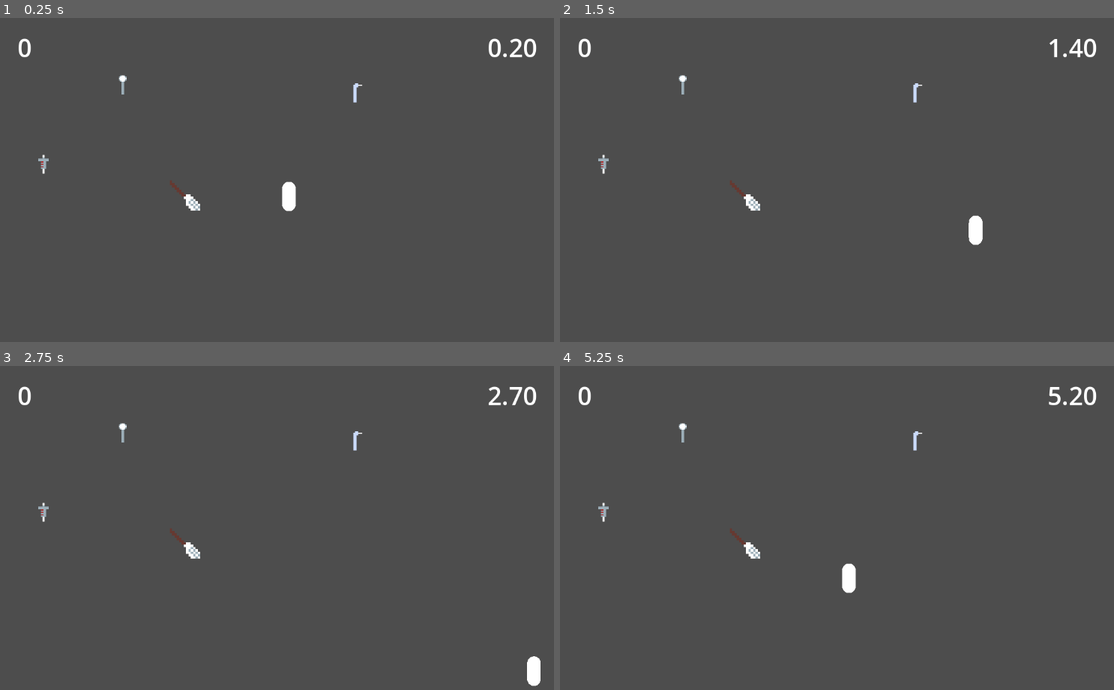
Above: before the commit, frames 1-4 (two rows, left to right).
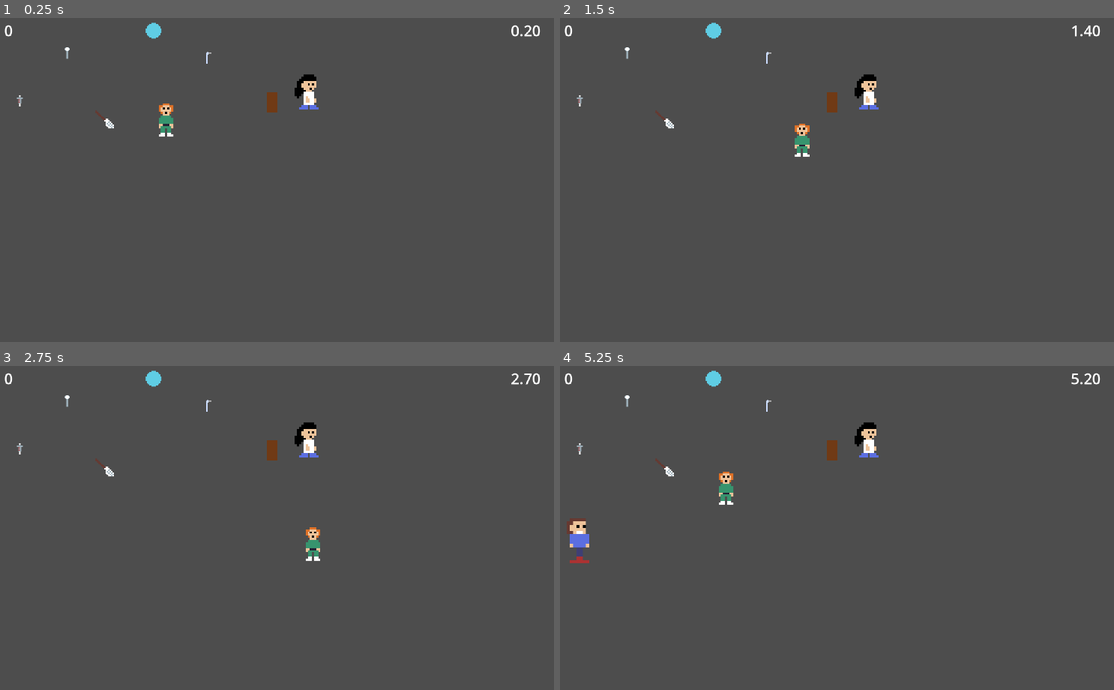
Above: after the commit, the same moments.

Repository: FlippinBerger/temp_crown
Game: Godot game, scene res://scenes/main.tscn
Same seed, same stepped clock (60 frames per second), same inputs: the game is played once before the commit and once after it.
Inputs:
- Up to frame 1 (0.25 s): no input
- Up to frame 2 (1.5 s): hold D (move_right) 0.53-1.28 s; tap E (use) at 0.6 s; hold S (move_down) from 1.28 s (still down); tap Space (movement_ability) at 1.35 s
- Up to frame 3 (2.75 s): tap E (use) at 1.55, 2.1 s; release S (move_down) at 2.03 s; hold D (move_right) from 2.03 s (still down)
- Up to frame 4 (5.25 s): release D (move_right) at 2.78 s; hold W (move_up) 2.78-3.53 s; tap E (use) at 2.85, 3.8, 4.35, 5.1 s; hold A (move_left) 3.53-5.03 s; tap Space (movement_ability) at 3.6 s; hold S (move_down) from 5.03 s (still down)

The runs differ from the first frame. In frame 1, 1.8% of the frame differs, in the area x 0-98%, y 1-60%; in frame 2, 1.7%; in frame 3, 1.7%; in frame 4, 2.2%, in the area x 0-98%, y 1-71%.

Commit message:
Add simple spawning and some first pass sprites to play with

Diff:
--- a/project.godot
+++ b/project.godot
@@ -23,6 +23,11 @@
 
 gdscript/warnings/unused_parameter=0
 gdscript/warnings/unused_signal=0
+
+[display]
+
+window/size/viewport_width=1920
+window/size/viewport_height=1080
 
 [input]
 
--- a/scenes/main.tscn
+++ b/scenes/main.tscn
@@ -7,16 +7,20 @@
 [ext_resource type="Texture2D" uid="uid://diw08a4tf674c" path="res://assets/mop.png" id="4_8t3i4"]
 [ext_resource type="Script" path="res://scripts/tools/tool.gd" id="4_47ep6"]
 [ext_resource type="Texture2D" uid="uid://v08ekpjjo7qm" path="res://assets/drill.png" id="6_ciiqc"]
+[ext_resource type="Texture2D" uid="uid://d040y877hci0w" path="res://assets/assistant.png" id="6_qbyqg"]
 [ext_resource type="Texture2D" uid="uid://c5bcluuc1bmkp" path="res://assets/syringe.png" id="8_v7ug7"]
+[ext_resource type="Script" path="res://scripts/work/mess.gd" id="9_7nsyr"]
+[ext_resource type="Texture2D" uid="uid://bn3x16nqivdr1" path="res://assets/mess.png" id="10_ro7u2"]
+[ext_resource type="Script" path="res://scripts/people/dentist.gd" id="11_vih67"]
+[ext_resource type="Script" path="res://scripts/spawners/patient.gd" id="12_doe1o"]
+[ext_resource type="Texture2D" uid="uid://dfambyth75axi" path="res://assets/dentist.png" id="12_mk5d4"]
 
 [sub_resource type="CapsuleShape2D" id="CapsuleShape2D_824ii"]
 height = 44.0
 
-[sub_resource type="CapsuleMesh" id="CapsuleMesh_4np1e"]
-
 [sub_resource type="CapsuleShape2D" id="CapsuleShape2D_3x54u"]
-radius = 14.0
-height = 58.0
+radius = 33.0
+height = 112.0
 
 [sub_resource type="CapsuleShape2D" id="CapsuleShape2D_edasv"]
 radius = 12.2334
@@ -27,6 +31,18 @@
 
 [sub_resource type="RectangleShape2D" id="RectangleShape2D_1ylbl"]
 size = Vector2(20, 38)
+
+[sub_resource type="CircleShape2D" id="CircleShape2D_sfn61"]
+radius = 27.074
+
+[sub_resource type="CapsuleShape2D" id="CapsuleShape2D_ouilm"]
+radius = 36.0
+height = 114.0
+
+[sub_resource type="QuadMesh" id="QuadMesh_bit2l"]
+
+[sub_resource type="RectangleShape2D" id="RectangleShape2D_x3sw0"]
+size = Vector2(20, 41.5)
 
 [node name="Main" type="Node"]
 
@@ -64,16 +80,18 @@
 script = ExtResource("3_45qv4")
 
 [node name="Player" type="CharacterBody2D" parent="."]
+z_index = 1
 position = Vector2(586, 368)
 script = ExtResource("3_ikmj1")
-metadata/_edit_group_ = true
-
-[node name="MeshInstance2D" type="MeshInstance2D" parent="Player"]
-scale = Vector2(26.5, 28.5)
-mesh = SubResource("CapsuleMesh_4np1e")
 
 [node name="CollisionShape2D" type="CollisionShape2D" parent="Player"]
+position = Vector2(-4, 1)
 shape = SubResource("CapsuleShape2D_3x54u")
+
+[node name="Sprite2D" type="Sprite2D" parent="Player"]
+position = Vector2(-5.72205e-06, -5.72205e-06)
+scale = Vector2(6.6875, 6.6875)
+texture = ExtResource("6_qbyqg")
 
 [node name="Mop" type="Node2D" parent="."]
 position = Vector2(356, 336)
@@ -123,3 +141,54 @@
 [node name="CollisionShape2D" type="CollisionShape2D" parent="Syringe/Area2D"]
 position = Vector2(0, 1)
 shape = SubResource("RectangleShape2D_1ylbl")
+
+[node name="Mess" type="Node2D" parent="."]
+position = Vector2(543, 81)
+script = ExtResource("9_7nsyr")
+metadata/_edit_group_ = true
+
+[node name="Sprite2D" type="Sprite2D" parent="Mess"]
+position = Vector2(0, 1)
+scale = Vector2(3.625, 3.625)
+texture = ExtResource("10_ro7u2")
+
+[node name="Area2D" type="Area2D" parent="Mess"]
+
+[node name="CollisionShape2D" type="CollisionShape2D" parent="Mess/Area2D"]
+shape = SubResource("CircleShape2D_sfn61")
+
+[node name="Dentist" type="CharacterBody2D" parent="."]
+position = Vector2(1038, 276)
+collision_layer = 8
+collision_mask = 8
+script = ExtResource("11_vih67")
+
+[node name="CollisionShape2D" type="CollisionShape2D" parent="Dentist"]
+position = Vector2(-1, 3)
+shape = SubResource("CapsuleShape2D_ouilm")
+
+[node name="Sprite2D" type="Sprite2D" parent="Dentist"]
+position = Vector2(-1.00001, 1.99999)
+scale = Vector2(6.95312, 6.95312)
+texture = ExtResource("12_mk5d4")
+
+[node name="DentalChair" type="Node2D" parent="."]
+modulate = Color(0.437582, 0.227331, 0.0812521, 1)
+position = Vector2(922, 310)
+
+[node name="MeshInstance2D" type="MeshInstance2D" parent="DentalChair"]
+position = Vector2(1.90735e-06, 1)
+scale = Vector2(33.5, 65.5)
+mesh = SubResource("QuadMesh_bit2l")
+
+[node name="Area2D" type="Area2D" parent="DentalChair"]
+
+[node name="CollisionShape2D" type="CollisionShape2D" parent="DentalChair/Area2D"]
+position = Vector2(0, 1)
+shape = SubResource("RectangleShape2D_x3sw0")
+
+[node name="PatientSpawner" type="Node" parent="."]
+script = ExtResource("12_doe1o")
+
+[node name="SpawnPoint" type="Marker2D" parent="PatientSpawner"]
+position = Vector2(113, 591)
--- /dev/null
+++ b/scenes/people/patient.tscn
@@ -0,0 +1,22 @@
+[gd_scene load_steps=4 format=3 uid="uid://sd7al3uo2o1i"]
+
+[ext_resource type="Texture2D" uid="uid://byvma4tmk2d4i" path="res://assets/patient.png" id="1_hdve2"]
+[ext_resource type="Script" path="res://scripts/people/patient.gd" id="1_m47rq"]
+
+[sub_resource type="CapsuleShape2D" id="CapsuleShape2D_b20u7"]
+radius = 36.0
+height = 166.0
+
+[node name="Patient" type="Node2D"]
+script = ExtResource("1_m47rq")
+
+[node name="Sprite2D" type="Sprite2D" parent="."]
+position = Vector2(1.52588e-05, 1.52588e-05)
+scale = Vector2(10.25, 10.25)
+texture = ExtResource("1_hdve2")
+
+[node name="Area2D" type="Area2D" parent="."]
+
+[node name="CollisionShape2D" type="CollisionShape2D" parent="Area2D"]
+position = Vector2(-1, 12)
+shape = SubResource("CapsuleShape2D_b20u7")
--- a/scenes/ui/hud.tscn
+++ b/scenes/ui/hud.tscn
@@ -20,20 +20,20 @@
 
 [node name="ClockLabel" type="Label" parent="."]
 layout_mode = 0
-offset_left = 968.0
+offset_left = 1688.0
 offset_top = 48.0
-offset_right = 1159.0
+offset_right = 1879.0
 offset_bottom = 115.0
 text = "00:00.0"
 label_settings = ExtResource("2_pn68t")
 
 [node name="CenterContainer" type="CenterContainer" parent="."]
 layout_mode = 0
-offset_left = 1016.0
-offset_top = 528.0
-offset_right = 1088.0
-offset_bottom = 624.0
+offset_left = 1688.0
+offset_top = 800.0
+offset_right = 1856.0
+offset_bottom = 1024.0
 
 [node name="ToolSprite" type="Sprite2D" parent="CenterContainer"]
-position = Vector2(36, 44)
-scale = Vector2(5.5, 6.5)
+position = Vector2(88, 112)
+scale = Vector2(10, 14)
--- /dev/null
+++ b/scripts/people/dentist.gd
@@ -0,0 +1,6 @@
+extends CharacterBody2D
+
+const SPEED = 300.0
+
+func _physics_process(delta: float) -> void:
+    move_and_slide()
--- /dev/null
+++ b/scripts/people/patient.gd
@@ -0,0 +1,29 @@
+class_name Patient
+extends Node2D
+
+enum PatientType {
+    CLEANING,
+    OP,
+    ADMIN
+}
+
+const SPEED = 300.0
+
+var patient_type: PatientType
+
+var total_wait_time := 0.0
+
+var is_being_seen := false
+var is_waiting := true
+
+# func _physics_process(delta: float) -> void:
+#     move_and_slide()
+
+
+func _process(delta: float) -> void:
+    if is_waiting:
+        total_wait_time += delta
+
+    if total_wait_time > 3.0:
+        print("cya")
+        queue_free()
--- a/scripts/player/player.gd
+++ b/scripts/player/player.gd
@@ -13,7 +13,6 @@
 
 func _process(delta: float) -> void:
     pass
-
 
 func _physics_process(delta: float) -> void:
     var move_dir := Vector2.ZERO
--- /dev/null
+++ b/scripts/spawners/dentist.gd
@@ -0,0 +1,2 @@
+class_name DentistSpawner
+extends Node
--- /dev/null
+++ b/scripts/spawners/patient.gd
@@ -0,0 +1,34 @@
+class_name PatientSpawner
+extends Node
+
+@onready var patient_scene: PackedScene = preload("res://scenes/people/patient.tscn")
+@onready var spawn_point: Marker2D = $SpawnPoint
+
+@export var spawn_rate := 5.0
+
+func _process(delta: float) -> void:
+    if spawn_rate <= 0:
+        spawn_random_patient()
+        spawn_rate = 5.0
+    else:
+        spawn_rate -= delta
+
+
+func spawn_random_patient() -> void:
+    var patient_type: Patient.PatientType
+    var val := randf()
+
+    if val < .15:
+        patient_type = Patient.PatientType.ADMIN
+    elif val < .5:
+        patient_type = Patient.PatientType.CLEANING
+    else:
+        patient_type = Patient.PatientType.OP
+
+    var patient: Patient = patient_scene.instantiate()
+    patient.position = spawn_point.position
+    patient.patient_type = patient_type
+
+    print("New patient is a ", Patient.PatientType.keys()[patient_type])
+
+    get_tree().current_scene.add_child(patient)
--- a/scripts/tools/tool.gd
+++ b/scripts/tools/tool.gd
@@ -9,13 +9,7 @@
 }
 
 static func get_tool_type_name(tt: ToolType) -> String:
-    match tt:
-        ToolType.DRILL: return "Drill"
-        ToolType.MOP: return "Mop"
-        ToolType.MIRROR: return "Mirror"
-        ToolType.SYRINGE: return "Syringe"
-        _: return "Not a tool type"
-
+    return ToolType.keys()[tt]
 
 @export var tool_type: ToolType
 
--- /dev/null
+++ b/scripts/work/mess.gd
@@ -0,0 +1,47 @@
+extends Node2D
+
+@onready var area2d: Area2D = $Area2D
+@onready var pickup_label = load("res://scenes/ui/pickup_label.tscn")
+
+var player: Player
+var label: Control
+var work_ready := false
+
+
+func _ready() -> void:
+    player = get_tree().current_scene.get_node("Player")
+
+    area2d.body_entered.connect(show_action_ui)
+    area2d.body_exited.connect(hide_action_ui)
+
+func _process(delta: float) -> void:
+    if not player:
+        return
+
+    if work_ready and Input.is_action_just_pressed("use"):
+        self.queue_free()
+
+
+func show_action_ui(body: Node2D) -> void:
+    if not body is Player:
+        return
+
+
+    if Tool.ToolType.MOP in body.equipped_tools:
+        label = pickup_label.instantiate()
+        add_child(label)
+        work_ready = true
+
+    # player = other
+
+
+func hide_action_ui(other: Node2D):
+    if not label:
+        print("label doesn't exist")
+        return
+
+    if not other is Player:
+        return
+
+    work_ready = false
+    label.queue_free()
Binary file added: assets/assistant.aseprite
Binary file added: assets/assistant.png
Not shown, added: assets/assistant.png.import
Binary file added: assets/dentist.aseprite
Binary file added: assets/dentist.png
Not shown, added: assets/dentist.png.import
Binary file added: assets/mess.aseprite
Binary file added: assets/mess.png
Not shown, added: assets/mess.png.import
Binary file added: assets/patient.aseprite
Binary file added: assets/patient.png
Not shown, added: assets/patient.png.import
(and 1 more such lines)
